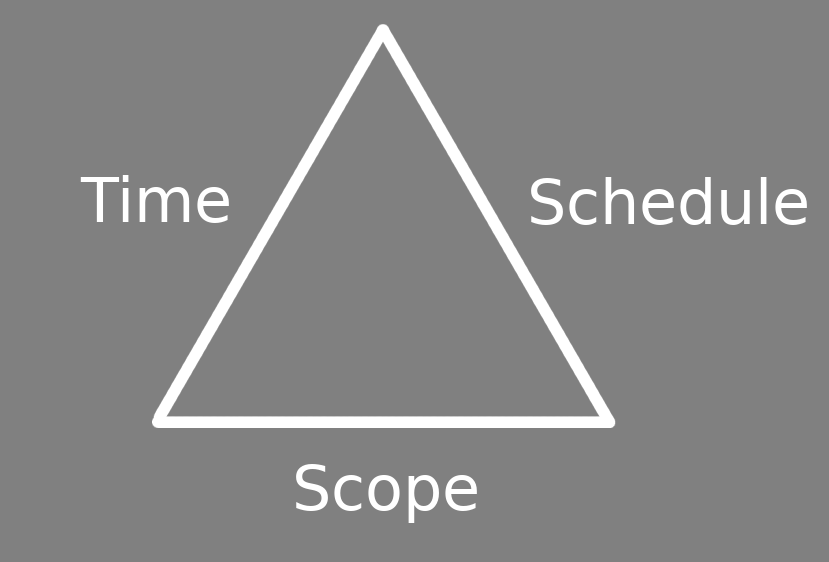
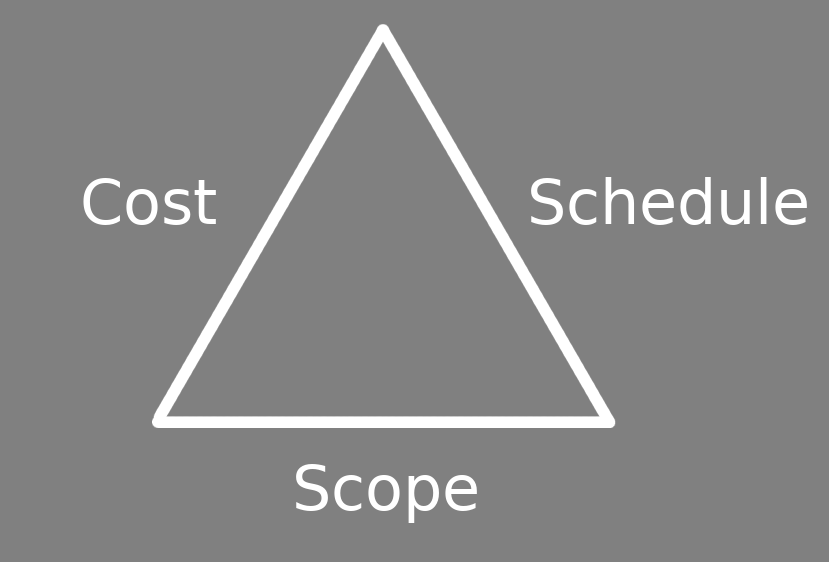
Two versions of the same layered image (829x562). Layer-by-layer changes:
renamed "Time" to "Cost", painted on it over [80,175,229,225]
